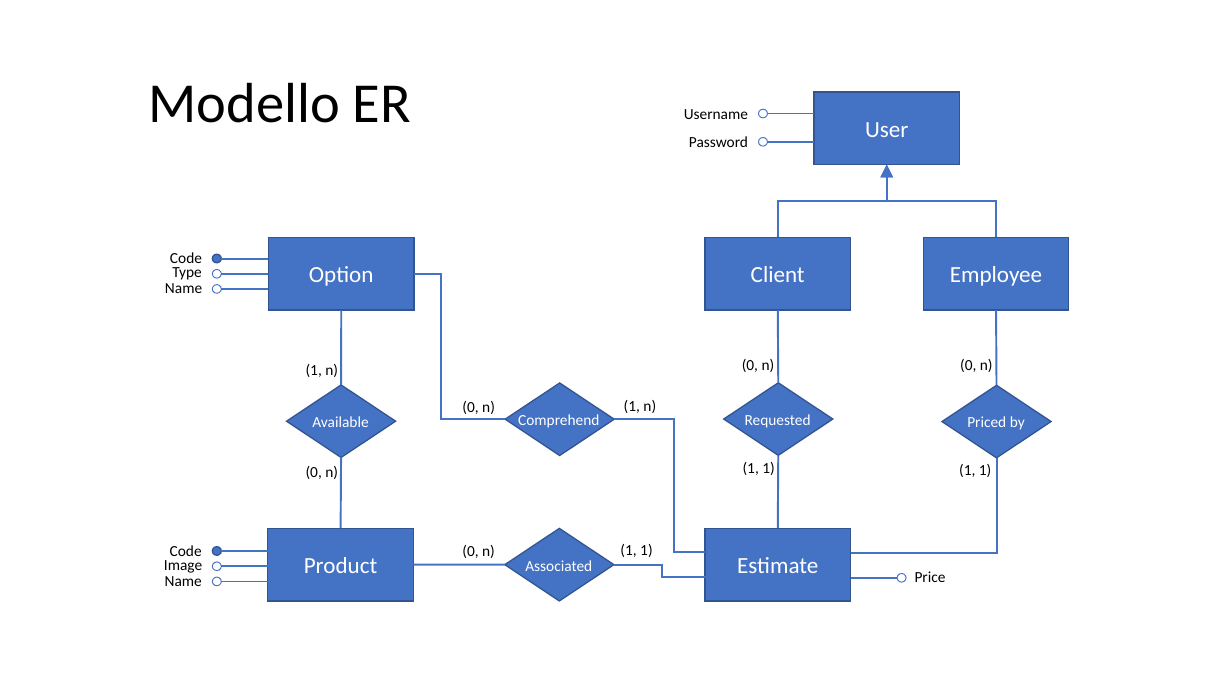
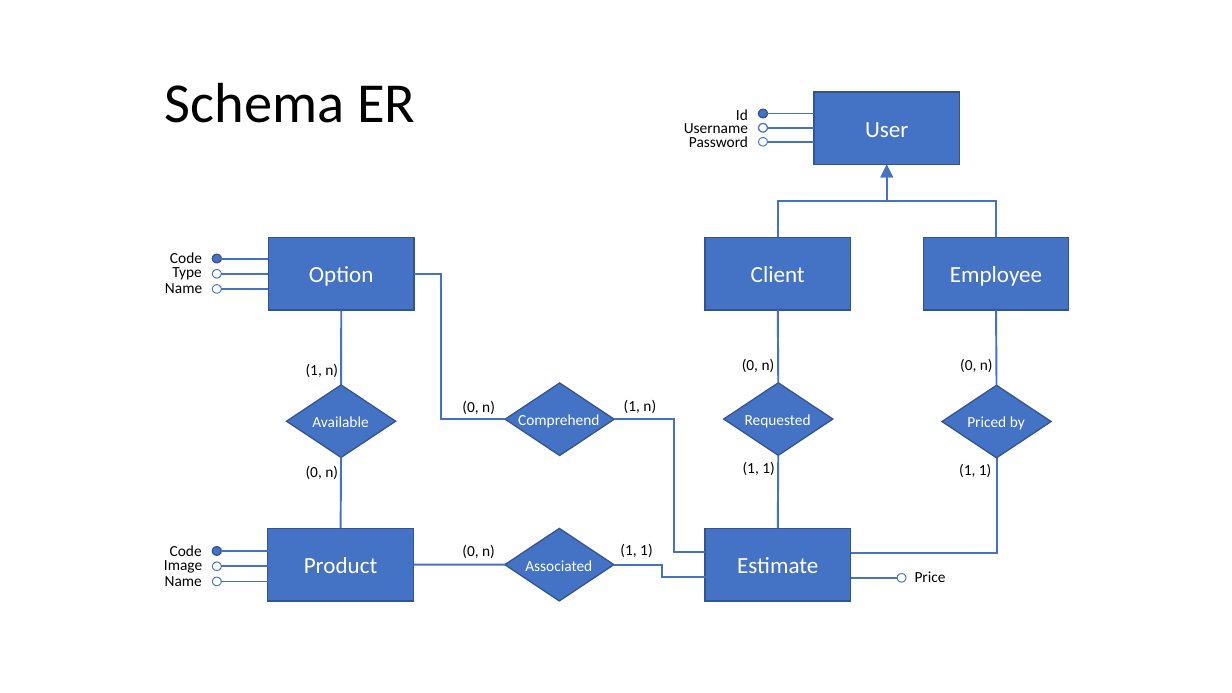
Before and after one commit to CarloChiodaroli/TIW-2022-HTML, a slide deck: slide 6 of data/Gestione Preventivi.pptx (slide 3 before the commit). Drawn at 1232x693 pixels with LibreOffice and Linux fonts; fonts in the diff are those of the drawing. Boxes give left, top, right and bottom in pixels: in the first picture for what was removed or moved away, otherwise in the second. Text is boxed around its words. In the diff, an @@ line names an element or a change of style, - is before the commit and + after.

```diff
--- a/data/Gestione Preventivi.pptx
+++ b/data/Gestione Preventivi.pptx
@@ title at (x1=165, y1=82, x2=415, y2=123): text changed @@
-Modello ER
+Schema ER
@@ text "Username" rewrapped from (x1=684, y1=109, x2=748, y2=119) to (x1=684, y1=123, x2=748, y2=138) @@
@@ text added at (x1=736, y1=109, x2=748, y2=120), 12 pt, text #000000 @@
+Id
@@ ellipse at (x1=759, y1=109, x2=768, y2=117): fill none to #4472C4; outline #4472C4 0.75 pt to #325491 1 pt @@
@@ ellipse added at (x1=759, y1=124, x2=768, y2=132), fill #FFFFFF, outline #4472C4 1 pt @@
@@ line added from (768, 128) to (814, 128), #4472C4 1.5 pt @@
```
Also in this commit, not shown: 1 other slide changed, 20 slides added, 1 other file.
